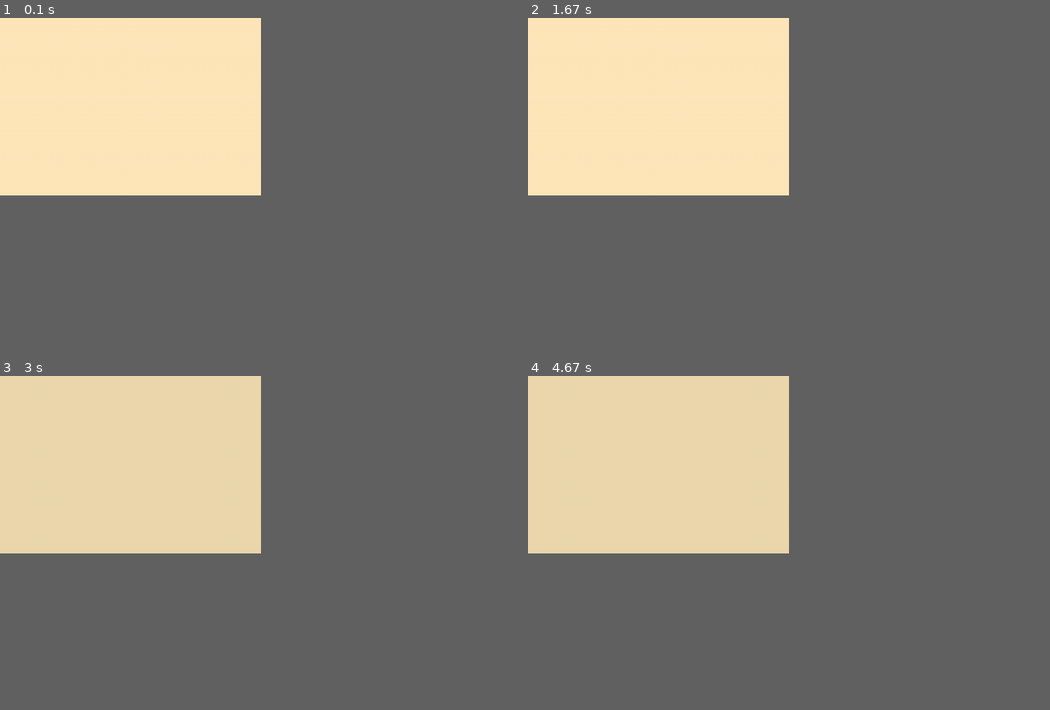
Above: before the commit, frames 1-4 (two rows, left to right).
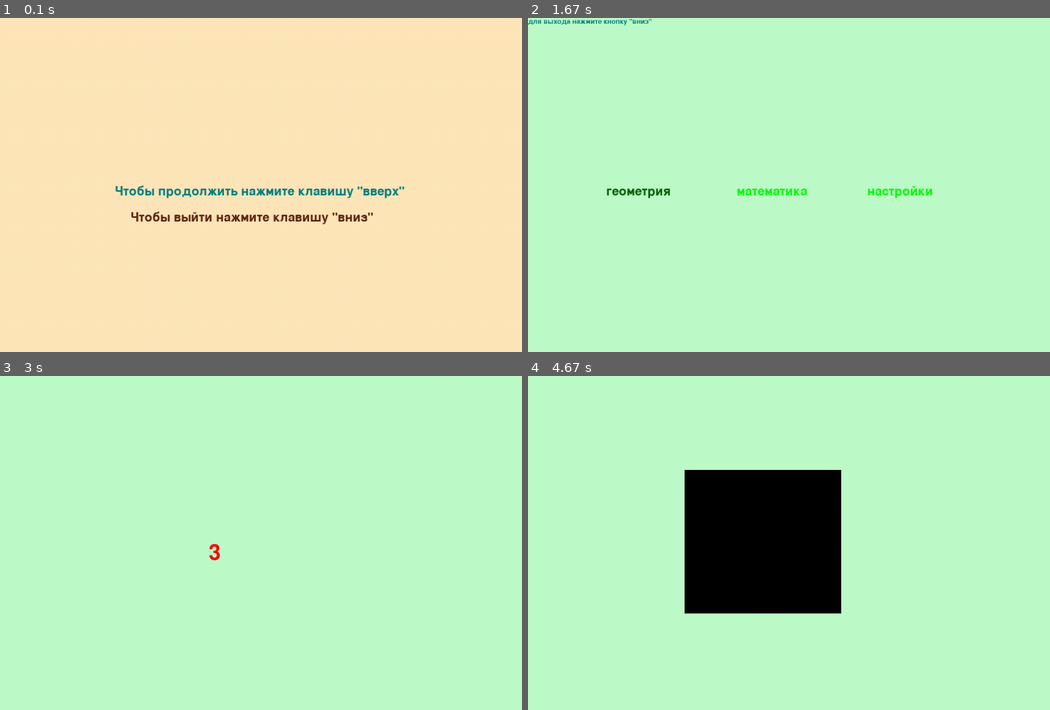
Above: after the commit, the same moments.

Repository: enotit/easyGame
Game: pygame game, started from PyGame.py
The game is run twice, just before and just after one commit, with the same random seed, the same clock (stepped at 60 frames per second) and the same inputs.
Inputs:
- Up to frame 1 (0.1 s): no input
- Up to frame 2 (1.67 s): hold Up 0.33-0.8 s; hold Right 0.83-1.3 s; hold Left from 1.33 s (still down)
- Up to frame 3 (3 s): release Left at 1.87 s; hold Up 1.9-2.2 s
- Up to frame 4 (4.67 s): no input
In our replay, the window is 450x306 before the commit and 900x576 after it. These sizes can differ from the game's own. Grey fills any space a smaller window leaves; there, only what the larger window draws over its background counts as a difference.

The runs differ from the first frame. In frame 1, 1.5% of the frame differs, in the area x 22-78%, y 50-62%; in frame 2, 27%; in frame 3, 27%; in frame 4, 34%, in the area x 0-60%, y 0-72%.

Commit message:
update all

Diff:
--- a/PyGame.py
+++ b/PyGame.py
@@ -1,32 +1,202 @@
+import random
+
 import pygame
 from pygame.display import set_caption
 from colors import *
+
+
+def true(objectes, tf, inter, fiter):
+    if objectes == tf:
+        inter += 1
+        return True, inter
+    else:
+        return False, fiter
+
+
+def false(objectes, tf, inter, fiter):
+    if objectes != tf:
+        inter += 1
+        return True, inter
+    else:
+        return False, fiter
+
+
+def geo():
+    f2 = pygame.font.Font(None, 60)
+    sec = 4
+    bo = True
+    ans = True
+    lex = 0
+    fig = str('')
+    lex1 = 0
+    trush = False
+    tex = str('')
+    set_caption('ГеоИгра')
+    while sec:
+        sec -= 1
+        keys = pygame.key.get_pressed()
+        pygame.display.update()
+        sc.fill(MINT)
+        texts = f2.render(str(sec), 1, RED1)
+        sc.blit(texts, (400, 320))
+        pygame.time.delay(600)
+        for i in pygame.event.get():
+            if i.type == pygame.QUIT:
+                exit()
+            if keys[pygame.K_DOWN]:
+                return
+        pygame.time.delay(10)
+    sc.fill(MINT)
+    while bo:
+        pygame.display.update()
+        sc.fill(MINT)
+        if ans:
+            ran = random.randint(1, 4)
+            lex = random.randint(0, 1)
+            lex1 = random.randint(1, 3)
+            if ran == 1:  # треугольник
+                fig = 'tringle'
+                if lex == 0:
+                    tex = 'треугольник'
+                elif lex1 == 1:
+                    tex = 'круг'
+                elif lex1 == 2:
+                    tex = 'квадрат'
+                elif lex == 3:
+                    tex = 'овал'
+            elif ran == 2:  # круг
+                fig = 'circle'
+                if lex == 0:
+                    tex = 'круг'
+                elif lex1 == 1:
+                    tex = 'треугольник'
+                elif lex1 == 2:
+                    tex = 'квадрат'
+                elif lex == 3:
+                    tex = 'овал'
+            elif ran == 3:  # квадрат
+                fig = 'sqr'
+                if lex == 0:
+                    tex = 'квадрат'
+                elif lex1 == 1:
+                    tex = 'круг'
+                elif lex1 == 2:
+                    tex = 'треугольник'
+                elif lex == 3:
+                    tex = 'овал'
+            else: # овал
+                fig = 'oval'
+                if lex == 0:
+                    tex = 'овал'
+                elif lex1 == 1:
+                    tex = 'круг'
+                elif lex1 == 2:
+                    tex = 'квадрат'
+                elif lex == 3:
+                    tex = 'квадрат'
+            ans = False
+
+        if fig == 'tringle':
+            pygame.draw.lines(sc, BLACK, True, [[400, 300], [700, 300], [400, 80]], 3)
+        elif fig == 'circle':
+            pygame.draw.circle(sc, BLACK, (500, 300), 100)
+        elif fig == 'sqr':
+            pygame.draw.rect(sc, BLACK, (300, 180, 300, 275))
+        elif fig == 'oval':
+            pygame.draw.ellipse(sc, BLACK, (200, 250, 480, 300))
+
+        keys = pygame.key.get_pressed()
+        for i in pygame.event.get():
+            if i.type == pygame.QUIT:
+                exit()
+            if keys[pygame.K_DOWN]:
+                return
+            elif keys[pygame.K_RIGHT]:
+                ans = True
+            elif keys[pygame.K_LEFT]:
+                ans = True
+    pygame.time.delay(10)
+
+def main():
+    lister = (DARKGREEN, GREEN1, GREEN1)
+    cursorer = int(0)
+    while 1:
+        pygame.display.update()
+        sc.fill(MINT)
+        f21 = pygame.font.Font(None, 20)
+        f2 = pygame.font.Font(None, 35)
+        set_caption('Основное меню')
+        text21 = f21.render('для выхода нажмите кнопку "вниз"', 1, TEAL)
+        one_text = f2.render('геометрия', 1, lister[0])
+        two_text = f2.render('математика', 1, lister[1])
+        three_text = f2.render('настройки', 1, lister[2])
+        sc.blit(text21, (0, 0))
+        sc.blit(one_text, (150, 320)); sc.blit(two_text, (400, 320)); sc.blit(three_text, (650, 320))
+        for i in pygame.event.get():
+            keys = pygame.key.get_pressed()
+            if keys[pygame.K_DOWN]:
+                return
+            elif keys[pygame.K_RIGHT]:
+                cursorer += 1
+            elif keys[pygame.K_LEFT]:
+                cursorer -= 1
+            elif keys[pygame.K_UP]:
+                if cursorer == 0:
+                    geo()
+
+            if i.type == pygame.QUIT:
+                exit()
+
+            if cursorer == 3:
+                cursorer = 0
+            elif cursorer == -1:
+                cursorer = 2
+
+            if cursorer == 0:
+                lister = (DARKGREEN, GREEN1, GREEN1)
+            elif cursorer == 1:
+                    lister = (GREEN1, DARKGREEN, GREEN1)
+            elif cursorer == 2:
+                lister = (GREEN1, GREEN1, DARKOLIVEGREEN)
+            pygame.display.update()
+        pygame.time.delay(10)
+
+
 pygame.init()
-
 x1 = 0  # координата х
 y1 = 0  # координата y
 d = 30  # длина квадрата
 w = 0  # ширина квадрата
-WIN_WIDTH = 500
-WIN_HEIGHT = 340
+WIN_WIDTH = 1000  # ширина
+WIN_HEIGHT = 640  # высота
 clock = pygame.time.Clock()
-set_caption('TAB TO SCREEN FOR GAME, mn1v.prodj')
+set_caption('READ SCREEN')
 los = int(1)
-clicks = 'Кликов: '
+clicks = 'NOT CLICK '
 
 sc = pygame.display.set_mode((WIN_WIDTH, WIN_HEIGHT))
 back_int = 0
 fi_int = 0
 pygame.display.update()
-while True:
+while 1:
     backgr = (WHEAT, WHEAT1, WHEAT2, WHEAT3, WHEAT4)
     hero = (WHEAT4, WHEAT, WHEAT1, WHEAT2, WHEAT3)
     sc.fill(backgr[back_int])
+    f1 = pygame.font.Font(None, 36)
+    text1 = f1.render('Чтобы продолжить нажмите клавишу "вверх"', 1, TEAL)
+    sc.blit(text1, (WIN_WIDTH // 2 - 280, WIN_HEIGHT // 2))
+    text2 = f1.render('Чтобы выйти нажмите клавишу "вниз"', 1, SEPIA)
+    sc.blit(text2, (WIN_WIDTH // 2 - 250, WIN_HEIGHT // 2 + 50))
     for i in pygame.event.get():
+        keys = pygame.key.get_pressed()
         if i.type == pygame.MOUSEBUTTONDOWN:
-            text = clicks + str(los)
+            text = clicks + str(los) + 'x'
             set_caption(text)
             los += 1
+        elif keys[pygame.K_UP]:
+            main()
+        elif keys[pygame.K_DOWN]:
+            exit()
         if i.type == pygame.QUIT:
             exit()
     pygame.draw.rect(sc, hero[fi_int], (x1, y1, d, w))  # рисуем квадрат
--- a/colors.py
+++ b/colors.py
@@ -1,7 +1,3 @@
-"""
-https://www.webucator.com/blog/2015/03/python-color-constants-module/
-"""
-
 ALICEBLUE = (240, 248, 255)
 ANTIQUEWHITE = (250, 235, 215)
 ANTIQUEWHITE1 = (255, 239, 219)
@@ -122,7 +118,6 @@
 DEEPSKYBLUE2 = (0, 178, 238)
 DEEPSKYBLUE3 = (0, 154, 205)
 DEEPSKYBLUE4 = (0, 104, 139)
-DIMGRAY = (105, 105, 105)
 DIMGRAY = (105, 105, 105)
 DODGERBLUE1 = (30, 144, 255)
 DODGERBLUE2 = (28, 134, 238)
--- a/game.py
+++ /dev/null
@@ -1,146 +0,0 @@
-import pygame, sys, time
-from pygame.locals import *
-
-# Блоки-ограничители рисуются как отдельные поверхности
-# Между ними курсором перемещаем мячик
-
-FPS = 30  # кадров в сек
-# Размеры окна игры
-width = 500
-height = 500
-# Заголовок окна игры
-title = "Collisions detection test"
-# Сообщение в консоль игры
-info = "Нет столкновений \n"
-# Переменная - индикатор движения
-direction = False
-# Шаг движения
-myStep = 2
-pygame.mixer.init()
-pygame.mixer.music.load("voice-prompts-reaction-reaction-1-child-3-yrs-oops-human-voice-kid-speak-talk.mp3")
-
-pygame.init()
-fpsClock = pygame.time.Clock()
-mainSurface = pygame.display.set_mode((width, height), 0, 32)
-pygame.display.set_caption(title)
-background = pygame.image.load('images//bg1.jpg')  # Фон
-sprite = pygame.image.load('images//pict2.gif')  # Подвижная картинка
-
-# Начальные координаты подвижной картинки
-# Важно, чтобы в начале работы она не перекрывала ни один блок
-spriteX = mainSurface.get_width() - sprite.get_width()
-spriteY = mainSurface.get_height() - sprite.get_height()
-
-# Неподвижные блоки - все сохраняем в одном списке
-# Структура списка blocks:
-# каждый элемент - пара значений: (поверхность, область её размещения)
-# blocks[0] - первый элемент списка, blocks[0][0] - surface первого элемента,blocks[0][1]  - Rect первого элемента
-blocks = []
-block1 = pygame.Surface((200, 200))
-block1.set_alpha(80)
-block1.fill((255, 0, 0))
-block1Rect = pygame.Rect(0, 0, block1.get_width(), block1.get_height())
-blocks.append((block1, block1Rect))
-#
-block2 = pygame.Surface((100, 200))
-block2.fill((0, 255, 0))
-block2Rect = pygame.Rect(400, 0, block2.get_width(), block2.get_height())
-blocks.append((block2, block2Rect))
-#
-block3 = pygame.Surface((300, 100))
-block3.fill((0, 0, 255))
-block3Rect = pygame.Rect(0, 350, block3.get_width(), block3.get_height())
-blocks.append((block3, block3Rect))
-
-
-# закончили с описанием 3-х блоков
-
-
-# *********>
-def newPosition(direction, spriteX, spriteY):
-    # Функция пересчитывает координаты новой позиции подвижного объекта
-    # Проверяем столкновений со всеми блоками-границаи
-    global myStep
-    if direction:
-        if direction == K_UP:
-            spriteY -= myStep
-        elif direction == K_DOWN:
-            spriteY += myStep
-        elif direction == K_LEFT:
-            spriteX -= myStep
-        elif direction == K_RIGHT:
-            spriteX += myStep
-    return spriteX, spriteY
-
-
-# *********>
-
-
-# *********>
-def collisionDetected():
-    global blocks
-    global spriteRectNew
-    colFlag = False
-    # Проверка столкновений со всеми блоками в массиве блоков
-    for block in blocks:
-        if spriteRectNew.colliderect(block[1]):
-            collisionDir = direction
-            colFlag = True
-    return colFlag
-
-
-# *********>
-
-# Цикл игры
-while True:
-    fpsClock.tick(FPS)  # Частота обновления экрана
-
-    # Обрабатываем очередь событий - начало
-    for event in pygame.event.get():
-        # В цикле берём из очереди очередное событие, запоминаем в переменной event
-        # Проверяем тип события и выполняем соответствующие лействия
-        if event.type == QUIT:
-            # Тип проверяемого события НАЖАТ Х В ОКНЕ ИГРЫ
-            pygame.quit()
-            sys.exit()
-        if event.type == KEYDOWN and event.key == K_ESCAPE:
-            # ESC key pressed
-            pygame.quit()
-            sys.exit()
-
-        # Следующая строка получает управление только тогда, когда не отработали предыдущие проверки кода события
-        # то есть произошло событие, отличное от перечисленных выше
-        if event.type == KEYDOWN:
-            direction = event.key
-        if event.type == KEYUP:
-            direction = False  # Кнопка отпущена
-    # Обрабатываем очередь событий - конец
-
-    # Текущее место расположения подвижной картинки
-    spriteRect = pygame.Rect(spriteX, spriteY, sprite.get_width(), sprite.get_height())
-
-    # Сохраняем старые координаты
-    oldPos = (spriteX, spriteY)
-
-    # Вычмсляем новые координаты, анализируя нажатые кнопки
-    spriteX, spriteY = newPosition(direction, spriteX, spriteY)
-
-    # Вычисляем новое место расположения картинки
-    spriteRectNew = pygame.Rect(spriteX, spriteY, sprite.get_width(), sprite.get_height())
-
-    # Проверяем, не пересекает ли новое место блоки. Если пересекает, то вовращпни картинке старые координаты
-    if collisionDetected():
-        (spriteX, spriteY) = oldPos
-        # Play OOPS!
-        pygame.mixer.music.play()
-
-    # Рисуем всё на экране
-    #    Фон
-    mainSurface.blit(background, (0, 0))
-    #    Блоки
-    for block in blocks:
-        mainSurface.blit(block[0], (block[1].x, block[1].y))
-    #    Картинку
-    mainSurface.blit(sprite, (spriteRect.x, spriteRect.y))
-    #    Обновляем экран
-    pygame.display.update()
